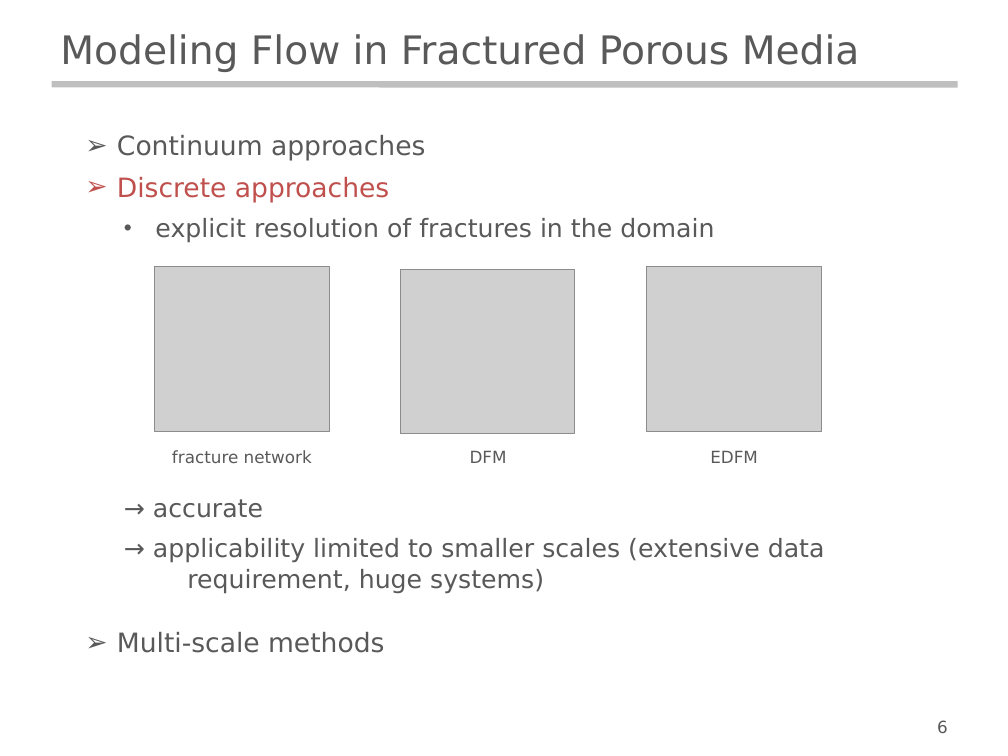
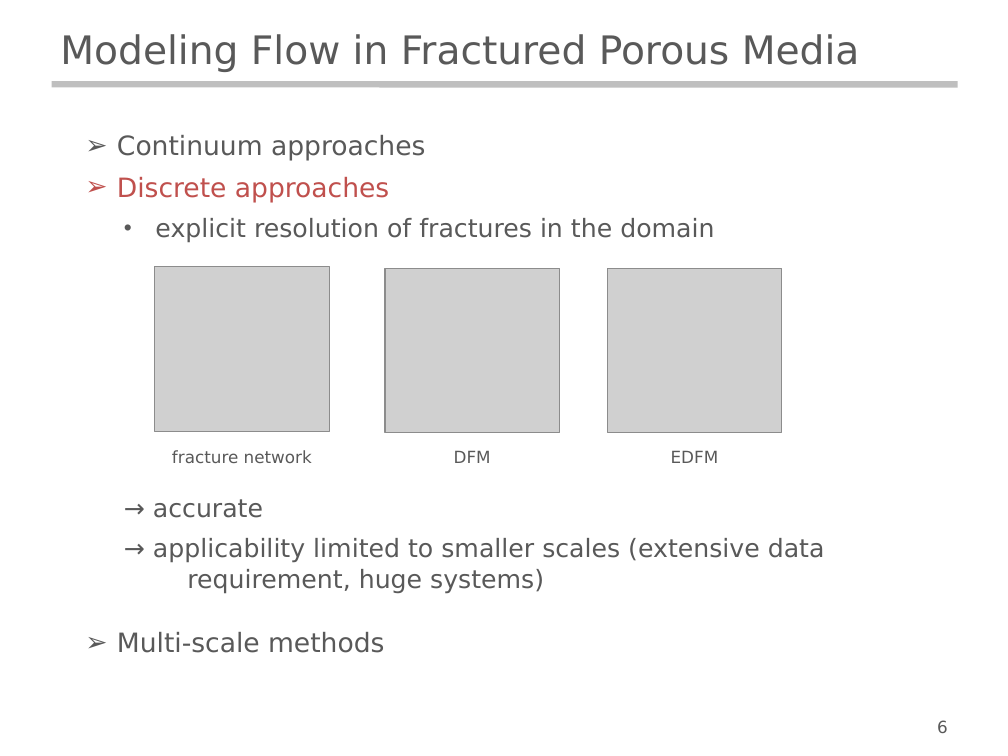
Before and after one commit to lisadiehugs/mrst, a slide deck: slide 6 of presi/PresiBBS.ppt. Drawn at 1008x756 pixels with LibreOffice and Linux fonts; fonts in the diff are those of the drawing; grey boxes stand for pictures. Boxes give left, top, right and bottom in pixels: in the first picture for what was removed or moved away, otherwise in the second. Text is boxed around its words. In the diff, an @@ line names an element or a change of style, - is before the commit and + after.

```diff
--- a/presi/PresiBBS.ppt
+++ b/presi/PresiBBS.ppt
@@ picture moved from (x1=400, y1=269, x2=575, y2=433) to (x1=385, y1=268, x2=559, y2=432) @@
@@ picture moved from (x1=647, y1=267, x2=822, y2=431) to (x1=607, y1=268, x2=781, y2=432) @@
@@ text "DFM" moved from (x1=470, y1=451, x2=507, y2=463) to (x1=454, y1=451, x2=491, y2=463) @@
@@ text "EDFM" moved from (x1=710, y1=451, x2=758, y2=463) to (x1=671, y1=451, x2=719, y2=463) @@
```
Also in this commit, not shown: 2 other slides changed.
